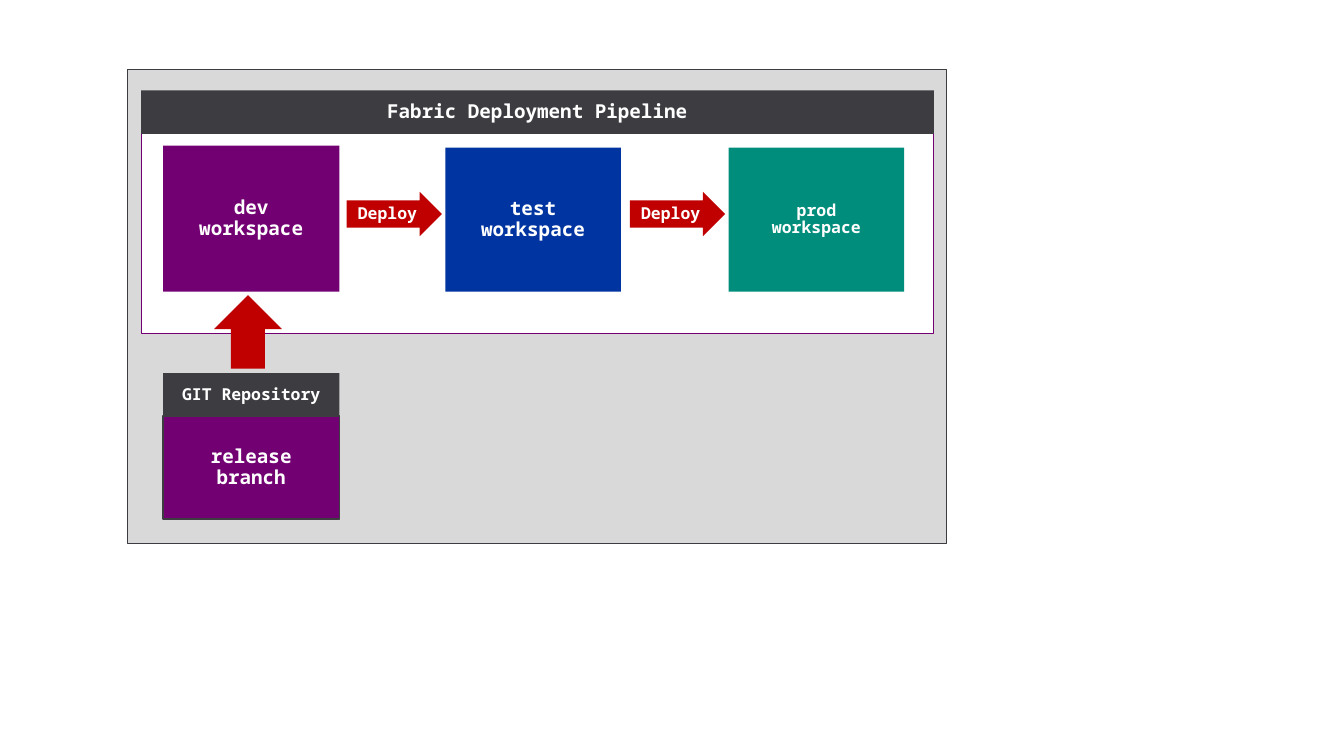
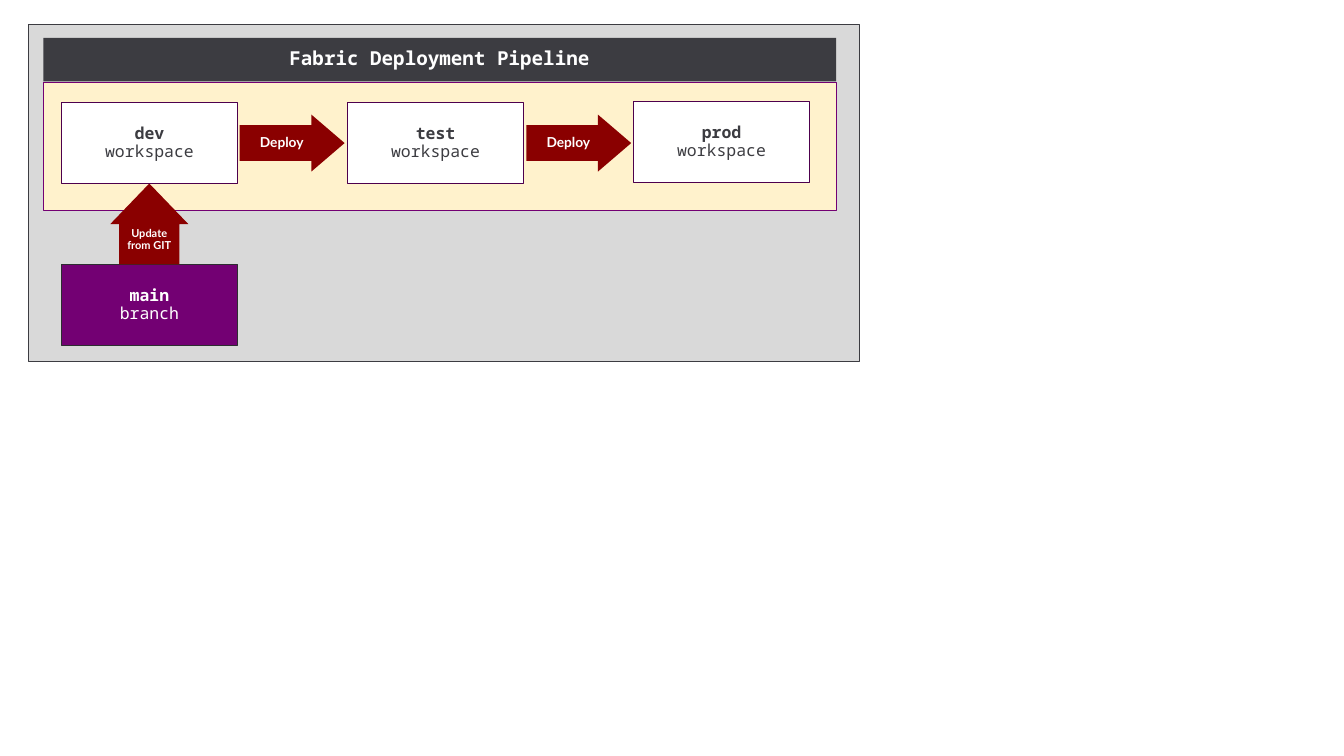
Before and after one commit to FabricDevCamp/fabric-cicd-whitepaper, a slide deck: slide 44 of pptx/Part 1 - Overview of Fabric CICD.pptx (slide 26 before the commit). Drawn at 1344x756 pixels with LibreOffice and Linux fonts; fonts in the diff are those of the drawing. Boxes give left, top, right and bottom in pixels: in the first picture for what was removed or moved away, otherwise in the second. Text is boxed around its words. In the diff, an @@ line names an element or a change of style, - is before the commit and + after.

```diff
--- a/pptx/Part 1 - Overview of Fabric CICD.pptx
+++ b/pptx/Part 1 - Overview of Fabric CICD.pptx
@@ rectangle resized from (x1=127, y1=70, x2=947, y2=544) to (x1=29, y1=25, x2=860, y2=361) @@
@@ rectangle "Fabric Deployment Pipeline" moved from (x1=141, y1=91, x2=934, y2=134) to (x1=43, y1=38, x2=836, y2=81) @@
@@ rectangle resized from (x1=141, y1=134, x2=934, y2=334) to (x1=43, y1=83, x2=836, y2=211) @@
@@ rectangle at (x1=43, y1=83, x2=836, y2=211): fill #FFFFFF to #FFF2CC @@
@@ rectangle "dev" resized from (x1=163, y1=145, x2=340, y2=292) to (x1=61, y1=103, x2=238, y2=184) @@
@@ rectangle "dev" at (x1=61, y1=103, x2=238, y2=184): size 14 to 12 pt, text colour #FFFFFF to #3C3C41; bold off in "workspace"; fill #730073 to #FFFFFF; outline none to #4C004C 0.75 pt @@
@@ right arrow "Deploy" at (x1=240, y1=115, x2=345, y2=172): size 12 to 10 pt, font Noto Sans Mono to Lato; fill #C00000 to #8A0000; proportions changed @@
@@ right arrow "Deploy" resized from (x1=347, y1=192, x2=442, y2=236) to (x1=240, y1=115, x2=345, y2=172) @@
@@ rectangle "test" resized from (x1=446, y1=147, x2=622, y2=292) to (x1=347, y1=103, x2=524, y2=184) @@
@@ rectangle "test" at (x1=347, y1=103, x2=524, y2=184): size 14 to 12 pt, text colour #FFFFFF to #3C3C41; bold off in "workspace"; fill #0034A0 to #FFFFFF; outline none to #4C004C 0.75 pt @@
@@ right arrow "Deploy" resized from (x1=630, y1=192, x2=725, y2=236) to (x1=527, y1=115, x2=631, y2=172) @@
@@ right arrow "Deploy" at (x1=527, y1=115, x2=631, y2=172): size 12 to 10 pt, font Noto Sans Mono to Lato; fill #C00000 to #8A0000; proportions changed @@
@@ rectangle "prod" resized from (x1=728, y1=147, x2=904, y2=292) to (x1=633, y1=102, x2=810, y2=183) @@
@@ rectangle "prod" at (x1=633, y1=102, x2=810, y2=183): text colour #FFFFFF to #3C3C41; bold off in "workspace"; fill #008D7B to #FFFFFF; outline none to #4C004C 0.75 pt @@
@@ up arrow added at (x1=111, y1=184, x2=189, y2=265), fill #8A0000, 8 pt, text #FFFFFF, bold @@
+Update
+from GIT
@@ rectangle added at (x1=61, y1=265, x2=238, y2=346), fill #730073, outline #2D2D31 0.75 pt, 12 pt, text #FFFFFF @@
+main
+branch
@@ up arrow removed at (x1=214, y1=295, x2=283, y2=369) @@
@@ rectangle removed at (x1=163, y1=373, x2=340, y2=416) @@
-GIT Repository
@@ rectangle removed at (x1=163, y1=416, x2=340, y2=519) @@
-release
-branch
```
Also in this commit, not shown: 9 other slides changed, 31 slides added, 7 slides removed, 5 other files.
